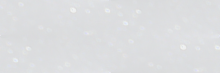
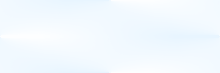
Revision of a layered 220 × 73 image; what changed, layer by layer:
added layer "manual #1" (15%) above "helmet" over (0, 0, 220, 73)
hid "helmet" over (0, 0, 220, 73)
